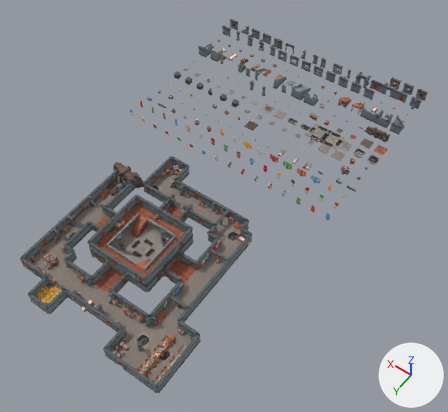
The Blender file levels/dungeon.blend: old version first, new version second.
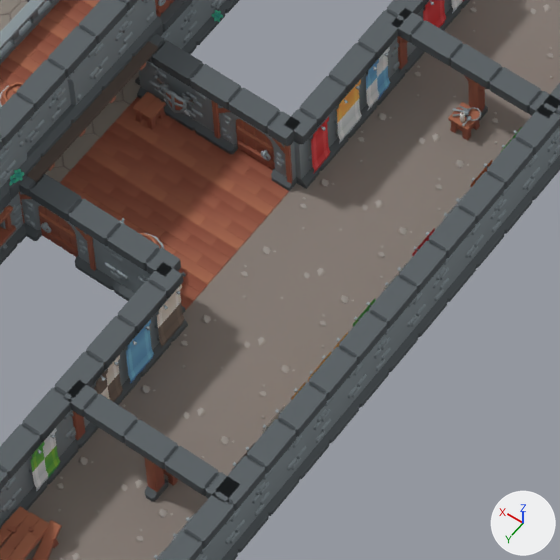
The first picture shows the older version from a camera (50 mm lens) standing at (-91.5, 80.8, 175.5) and looking at (-8.8, -35.0, -6.4). The close-ups show the older and then the newer version on the part from 36% to 51% of the width and 60% to 77% of the height of that picture. Only the edits that show in the close-ups are written down. Arrows for +X, +Y and +Z are at lower right; the lights stay in place.

The first close-up shows 'floor_02_05', 'floor_02_06', 'floor_02_07', 'floor_02_07.001', 'floor_02_09', 'floor_02_11', 'floor_03_08.001', 'floor_04_07', 'wall_007', 'wall_007.005', 'wall_027', 'wall_104' and 75 more.
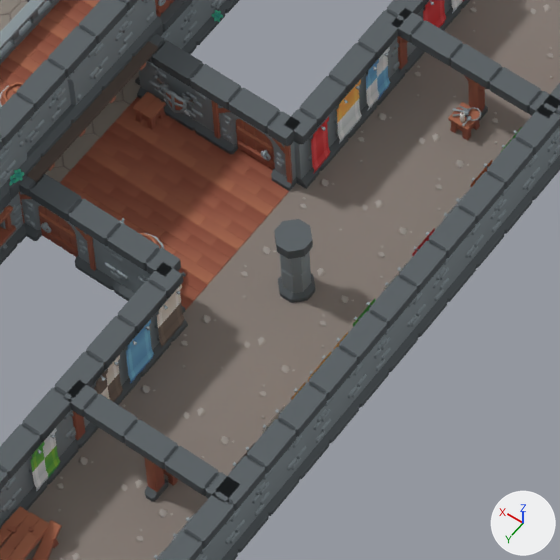
Pixel boxes [x1, y1, x2, y2] of what changed, in the close-ups (560 x 560 px):
'pillar.004', added
    after: [274, 219, 315, 303]

Patch to the scene script:
```diff
--- a/levels/dungeon.blend.py
+++ b/levels/dungeon.blend.py
@@ ob_pillar_004 @@
+ob_pillar_004 = bpy.data.objects.new('pillar.004', me_pillar_003.copy())  # the mesh of ob_pillar_003
+ob_pillar_004.location = (-23.0, -0.03, 0.0)
```
